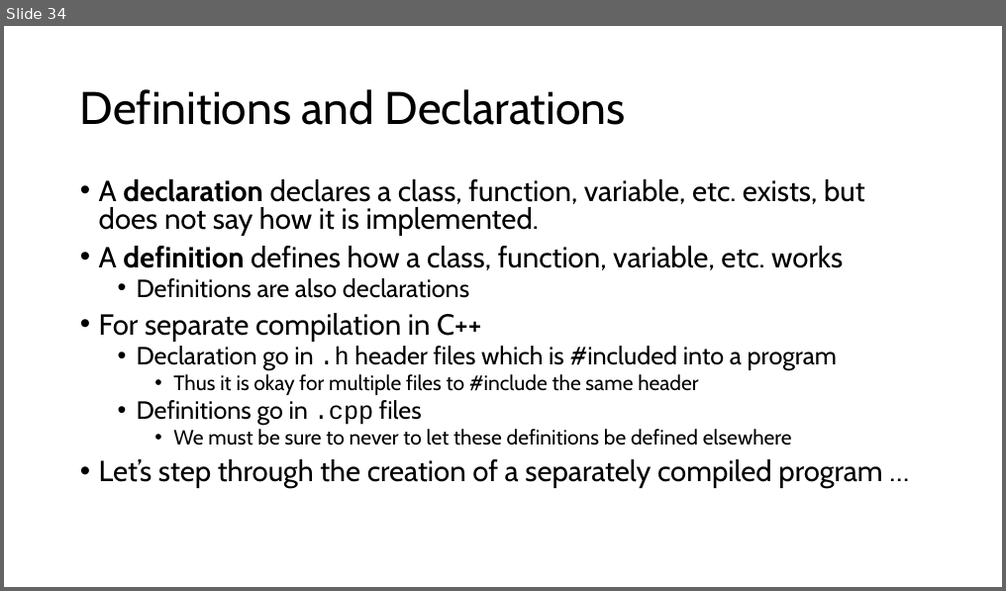
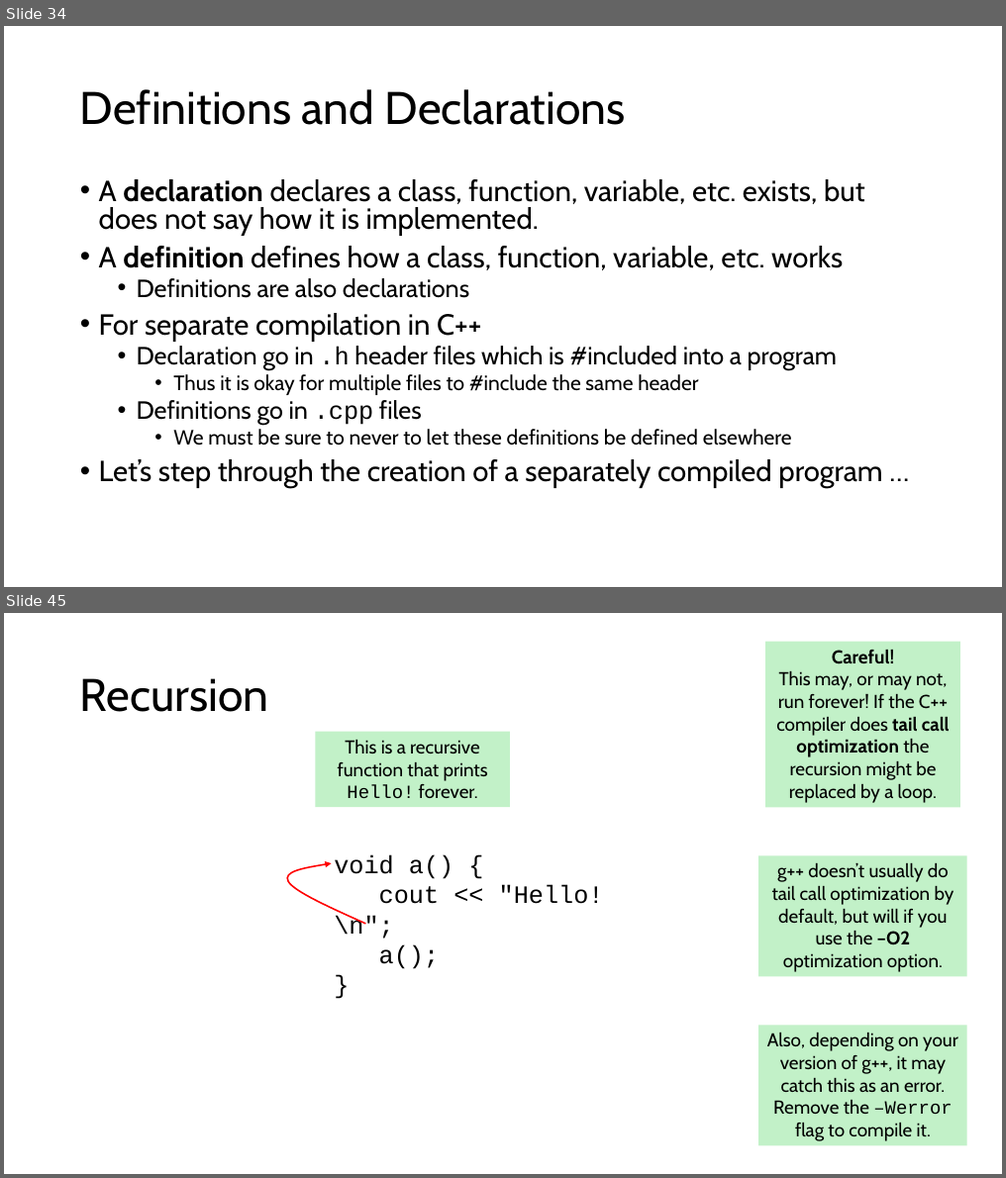
Before and after one commit to tjd1234/cmpt125spring2026, a slide deck: notes/week8/week8.pptx. Shown one above the other, each under a label of ours: slide 34 before the commit, slides 34 and 45 after it; the slides between them are not shown. The pictures are 1006x591 and 1006x1178 pixels, drawn with LibreOffice and Linux fonts; fonts in the diff are those of the drawing. Boxes give left, top, right and bottom in pixels: in the first picture for what was removed or moved away, otherwise in the second. Text is boxed around its words. In the diff, an @@ line names an element or a change of style, - is before the commit and + after.

```diff
--- a/notes/week8/week8.pptx
+++ b/notes/week8/week8.pptx
@@ slide 45 added at <box>4,613,1002,1174</box>, background #FFFFFF @@
@@ rectangle added at <box>765,642,960,808</box>, fill #C2F1C8, 18 pt, text #000000 @@
+Careful!
+This may, or may not, run forever! If the C++ compiler does tail call optimization the recursion might be replaced by a loop.
@@ title added at <box>80,678,269,712</box>, 44 pt, text #000000 @@
+Recursion
@@ rectangle added at <box>316,731,510,807</box>, fill #C2F1C8, 18 pt, text #000000 @@
+This is a recursive function that prints Hello! forever.
@@ freeform shape added at <box>288,863,366,924</box>, outline #FF0000 1.5 pt @@
@@ text added at <box>334,856,604,969</box>, 24 pt, text #000000 @@
+void a() {
+cout << "Hello!\n";
+a();
+}
@@ rectangle added at <box>758,857,967,977</box>, fill #C2F1C8, 18 pt, text #000000 @@
+g++ doesn’t usually do tail call optimization by default, but will if you use the –O2 optimization option.
@@ rectangle added at <box>758,1026,967,1147</box>, fill #C2F1C8, 18 pt, text #000000 @@
+Also, depending on your version of g++, it may catch this as an error. Remove the –Werror flag to compile it.
```
Also in this commit, not shown: 19 other slides added, 6 other files.
